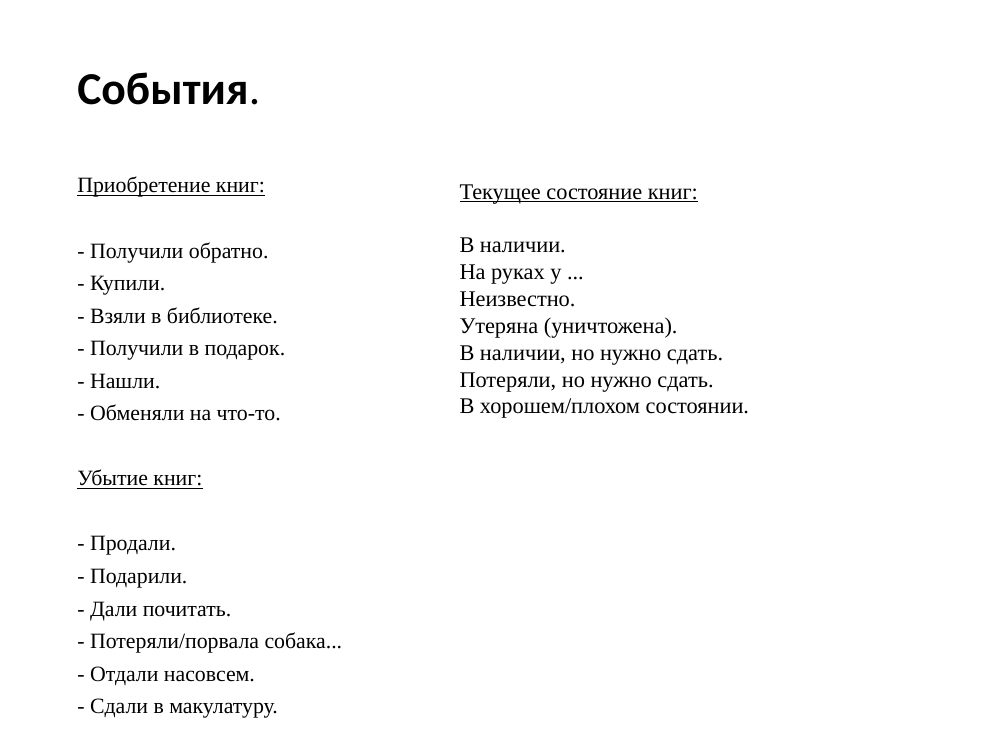
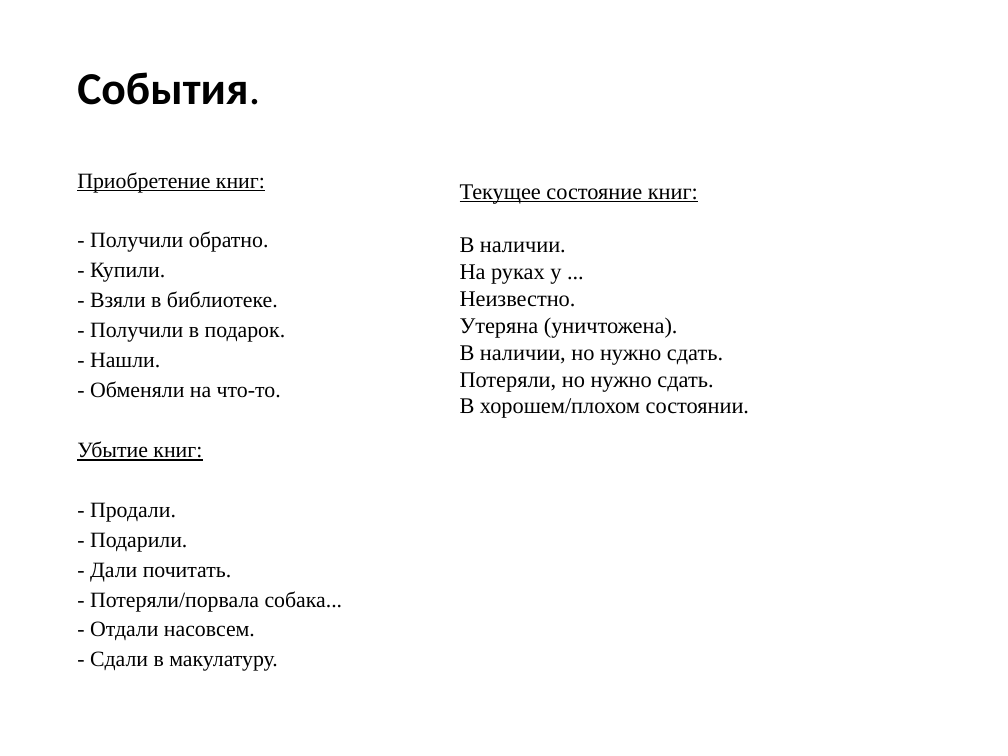
Before and after one commit to VividPhoenixGame/Kursovaya_Pungin, a slide deck: slide 5 of БД для домашней библиотеки1.pptx. Drawn at 1008x756 pixels with LibreOffice and Linux fonts; fonts in the diff are those of the drawing. Boxes give left, top, right and bottom in pixels: in the first picture for what was removed or moved away, otherwise in the second. Text is boxed around its words. In the diff, an @@ line names an element or a change of style, - is before the commit and + after.

```diff
--- a/БД для домашней библиотеки1.pptx
+++ b/БД для домашней библиотеки1.pptx
@@ text "Приобретение книг:" at [77,172,343,671]: line spacing 0.9 to 0.8 @@
```
Also in this commit, not shown: 7 other slides changed, 2 other files.
